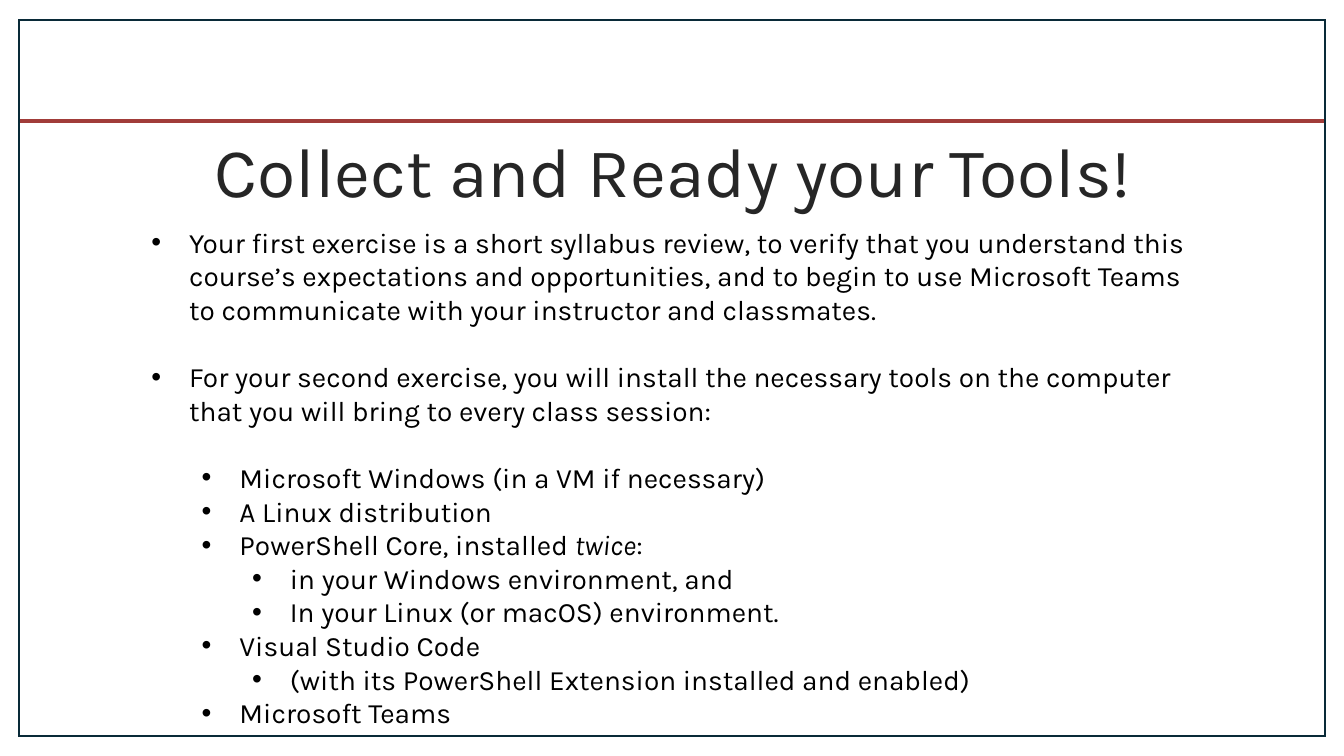
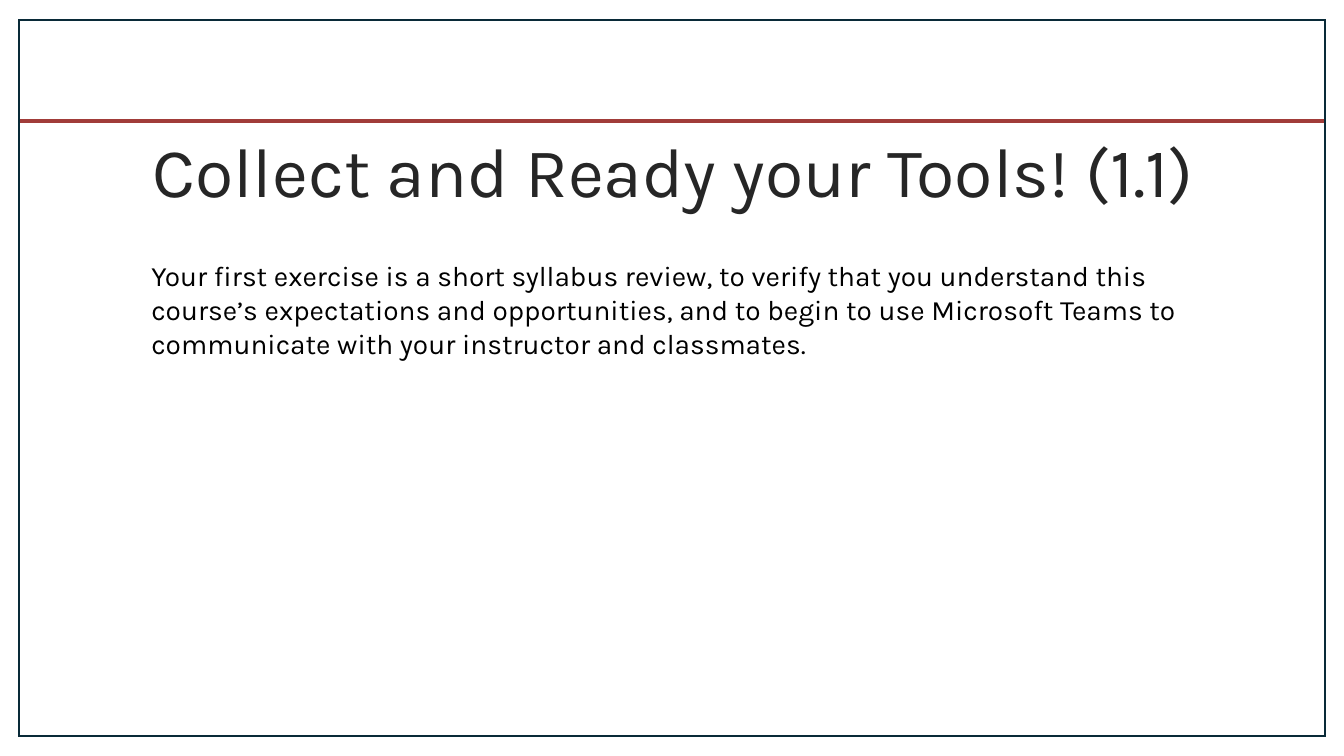
Before and after one commit to byui-cyber360/content, a slide deck: slide 7 of CYBER360-1.1-1.2-Intro-Toolsets.pptx (slide 5 before the commit). Drawn at 1344x756 pixels with LibreOffice and Linux fonts; fonts in the diff are those of the drawing; background and template pictures are left out. Boxes give left, top, right and bottom in pixels: in the first picture for what was removed or moved away, otherwise in the second. Text is boxed around its words. In the diff, an @@ line names an element or a change of style, - is before the commit and + after.

```diff
--- a/CYBER360-1.1-1.2-Intro-Toolsets.pptx
+++ b/CYBER360-1.1-1.2-Intro-Toolsets.pptx
@@ text at box(152, 146, 1193, 214): text changed @@
-Collect and Ready your Tools!
+Collect and Ready your Tools! (1.1)
@@ text "Your first exercise is a ..." at box(151, 266, 1175, 361): bullet • to none @@
@@ text at box(189, 367, 1170, 724): paragraphs removed @@
-• For your second exercise, you will install the necessary tools on the computer that you will bring to every class session:
-  • Microsoft Windows (in a VM if necessary)
-  • A Linux distribution
-  • PowerShell Core, installed twice:
-    • in your Windows environment, and
-    • In your Linux (or macOS) environment.
-  • Visual Studio Code
-    • (with its PowerShell Extension installed and enabled)
-  • Microsoft Teams
```
Also in this commit, not shown: 3 other slides changed, 3 slides added, 1 other file.
